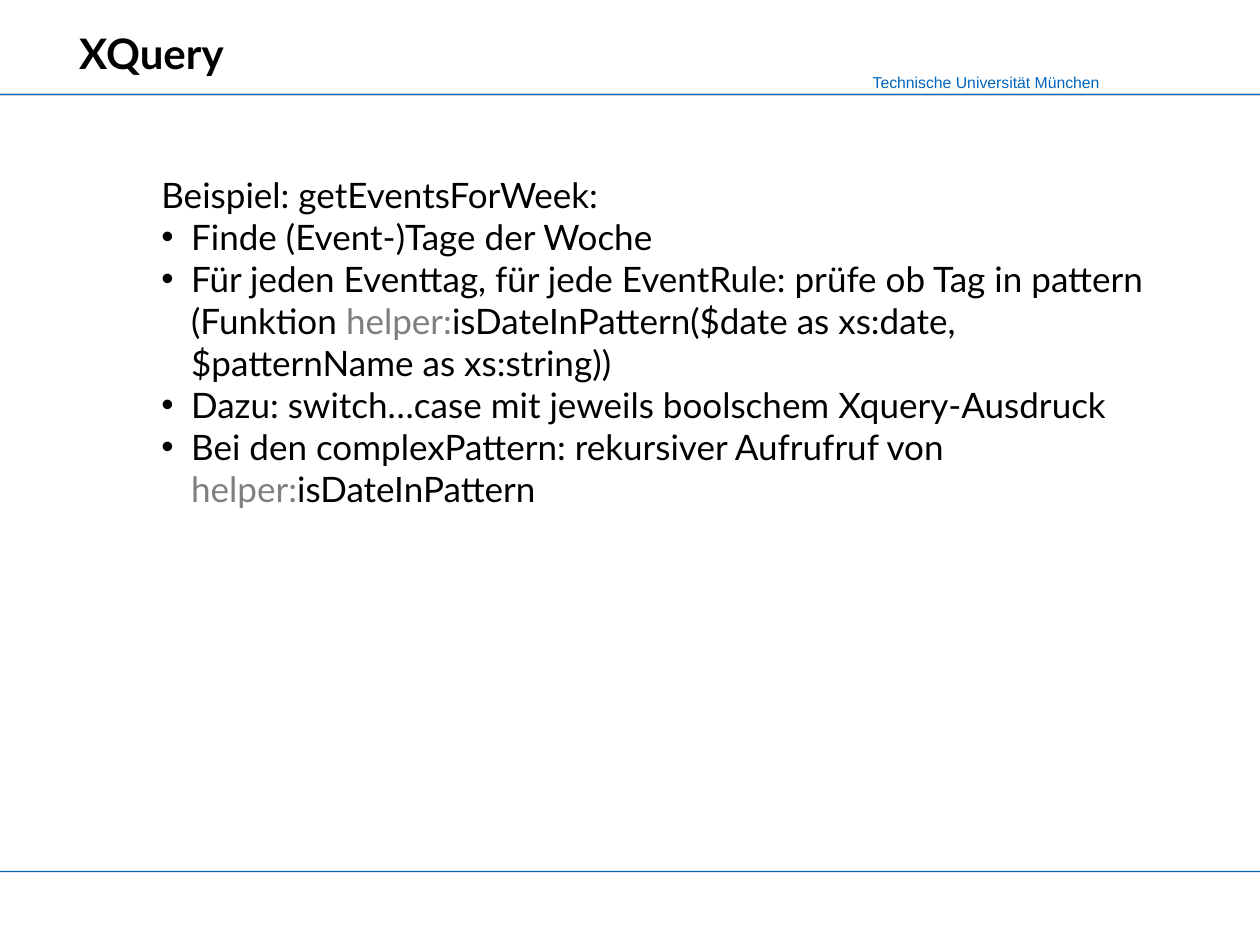
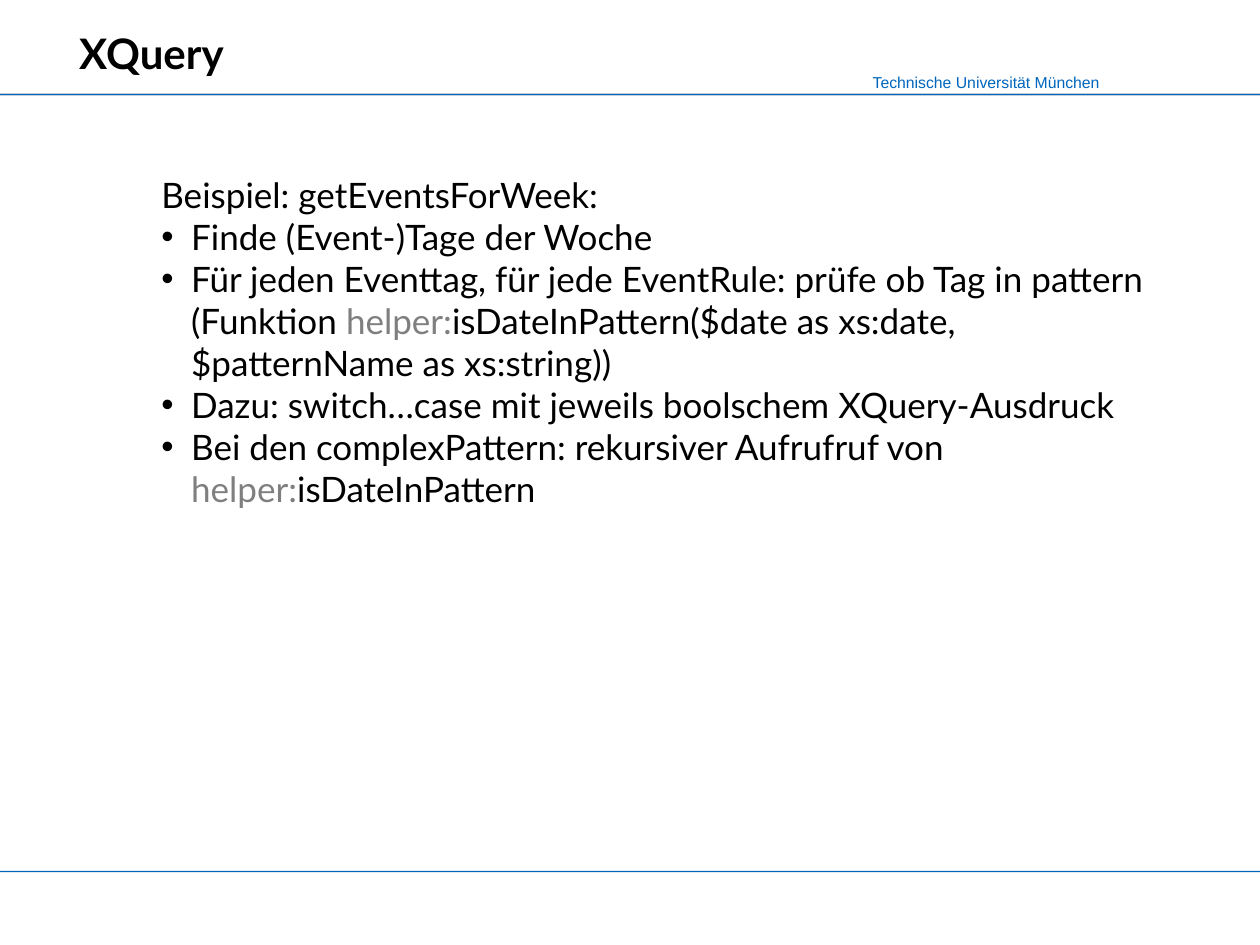
Before and after one commit to mokshasoul/XML-Praktikum, a slide deck: slide 6 of Slides/Slides_CalendarX.ppt (slide 5 before the commit). Drawn at 1260x945 pixels with LibreOffice and Linux fonts; fonts in the diff are those of the drawing; background and template pictures are left out. Boxes give left, top, right and bottom in pixels: in the first picture for what was removed or moved away, otherwise in the second. Text is boxed around its words. In the diff, an @@ line names an element or a change of style, - is before the commit and + after.

```diff
--- a/Slides/Slides_CalendarX.ppt
+++ b/Slides/Slides_CalendarX.ppt
@@ text at box(191, 392, 1114, 425): text changed @@
-• Dazu: switch…case mit jeweils boolschem Xquery-Ausdruck
+• Dazu: switch…case mit jeweils boolschem XQuery-Ausdruck
```
Also in this commit, not shown: 1 other slide changed, 1 slide added, 1 other file.
